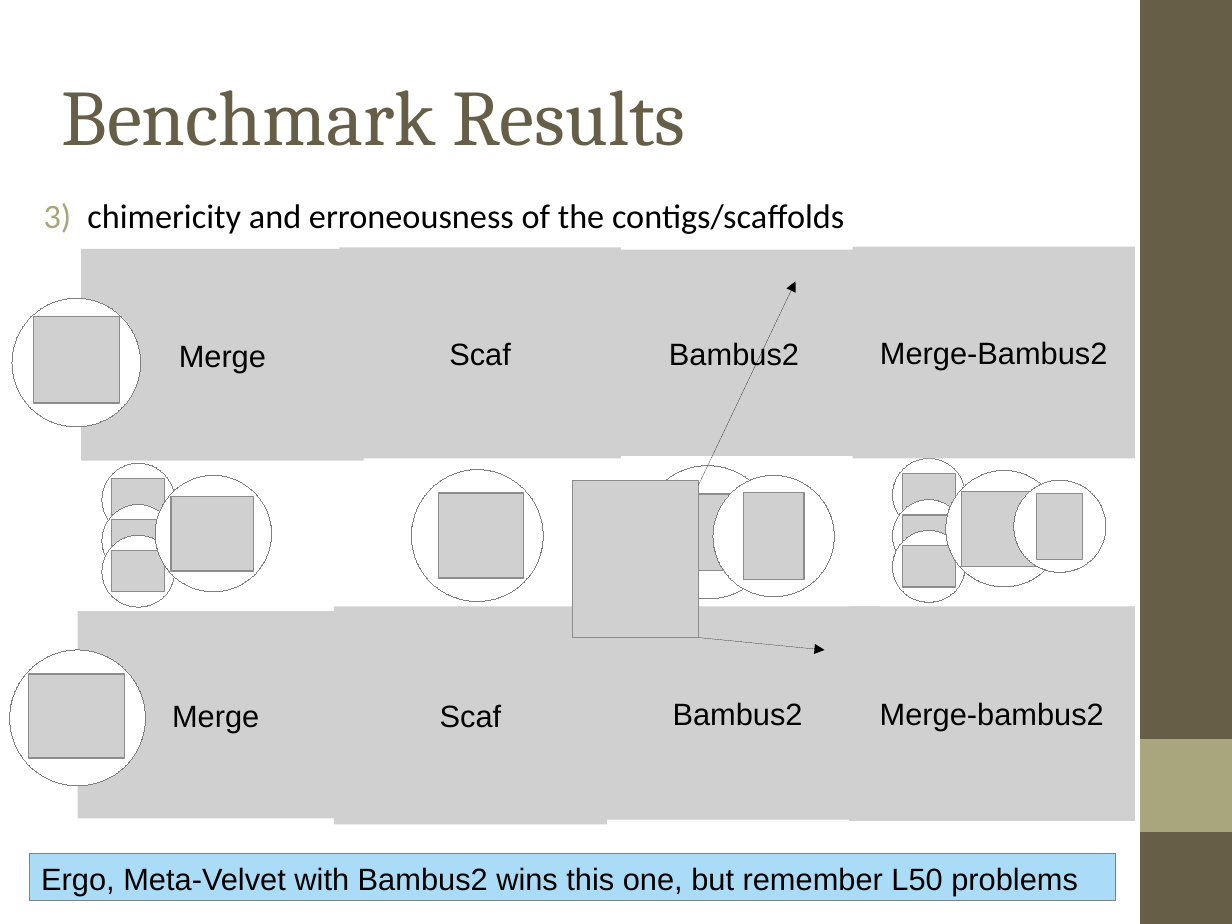
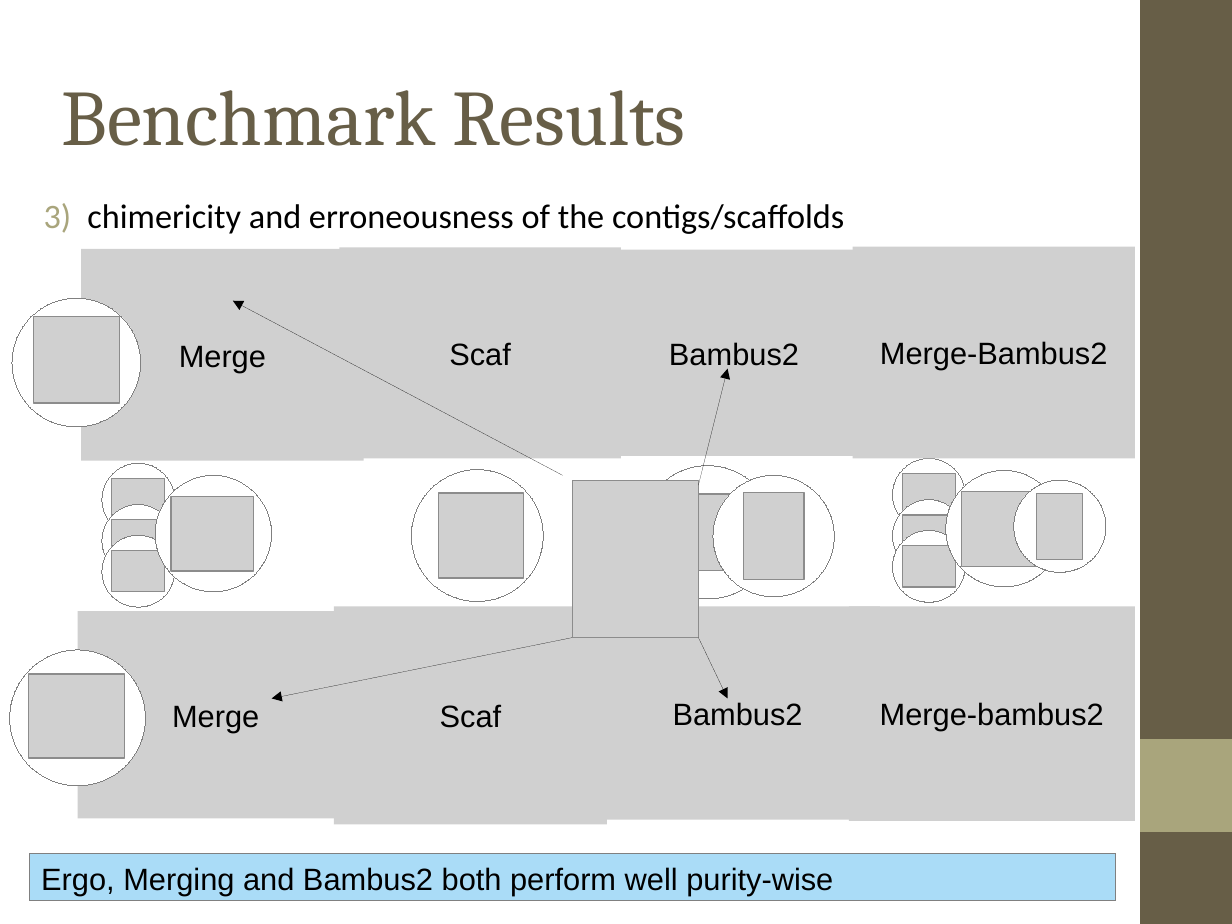
Before and after one commit to inodb/msc-thesis, a slide deck: slide 32 of presentation/msc-thesis.odp (slide 30 before the commit). Drawn at 1232x924 pixels with LibreOffice and Linux fonts; fonts in the diff are those of the drawing; grey boxes stand for pictures. Boxes give left, top, right and bottom in pixels: in the first picture for what was removed or moved away, otherwise in the second. Text is boxed around its words. In the diff, an @@ line names an element or a change of style, - is before the commit and + after.

```diff
--- a/presentation/msc-thesis.odp
+++ b/presentation/msc-thesis.odp
@@ arrow added from (563, 476) to (233, 301), #000000 0 pt @@
@@ arrow moved from (699, 485) - (796, 281) to (699, 485) - (728, 368) @@
@@ arrow added from (573, 638) to (271, 699), #000000 0 pt @@
@@ arrow moved from (699, 638) - (824, 650) to (699, 638) - (728, 699) @@
@@ text in rectangle at bbox=[41, 867, 833, 896]: text changed @@
-Ergo, Meta-Velvet with Bambus2 wins this one, but remember L50 problems
+Ergo, Merging and Bambus2 both perform well purity-wise
```
Also in this commit, not shown: 13 other slides changed, 3 slides added, 1 other file.
